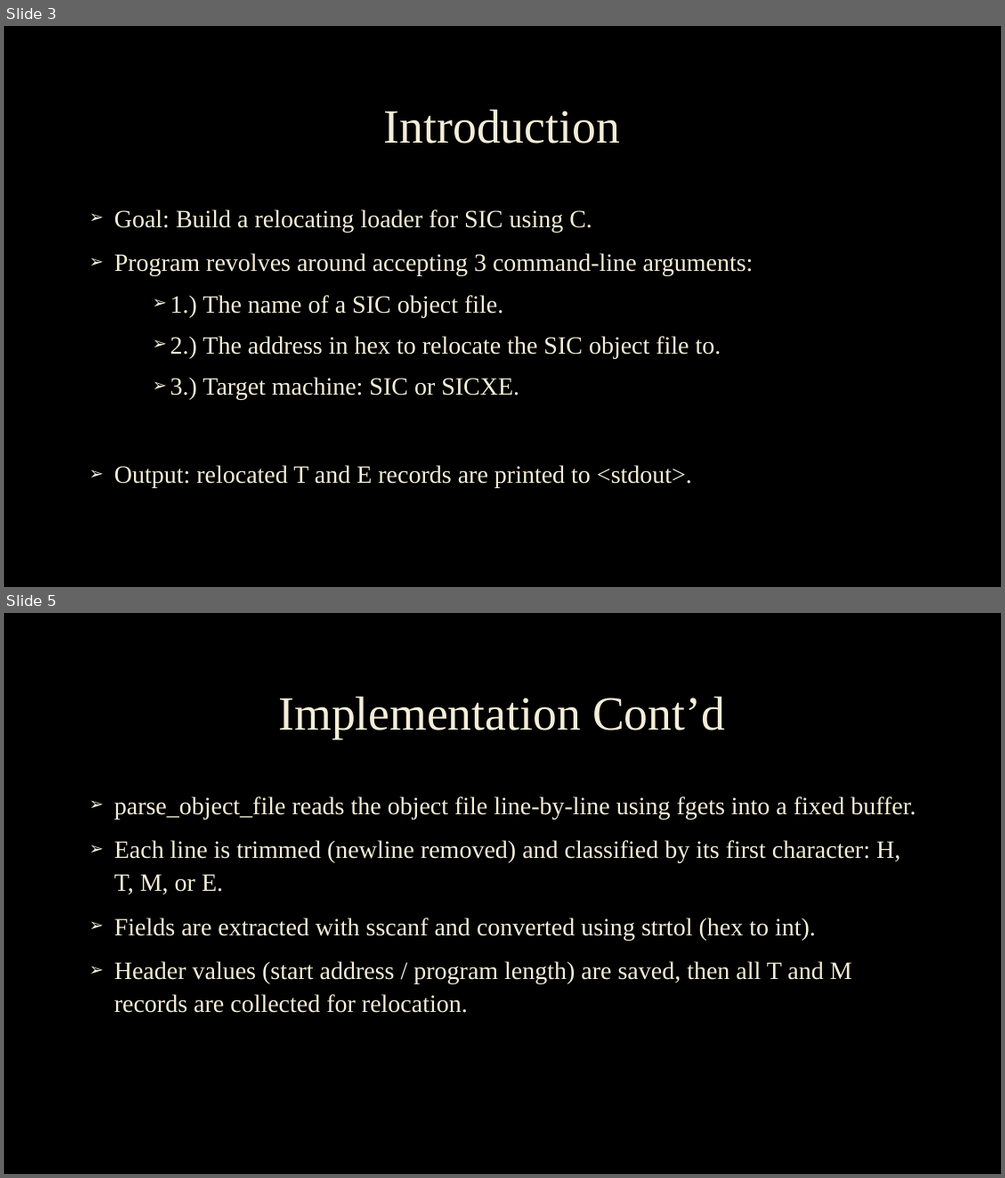
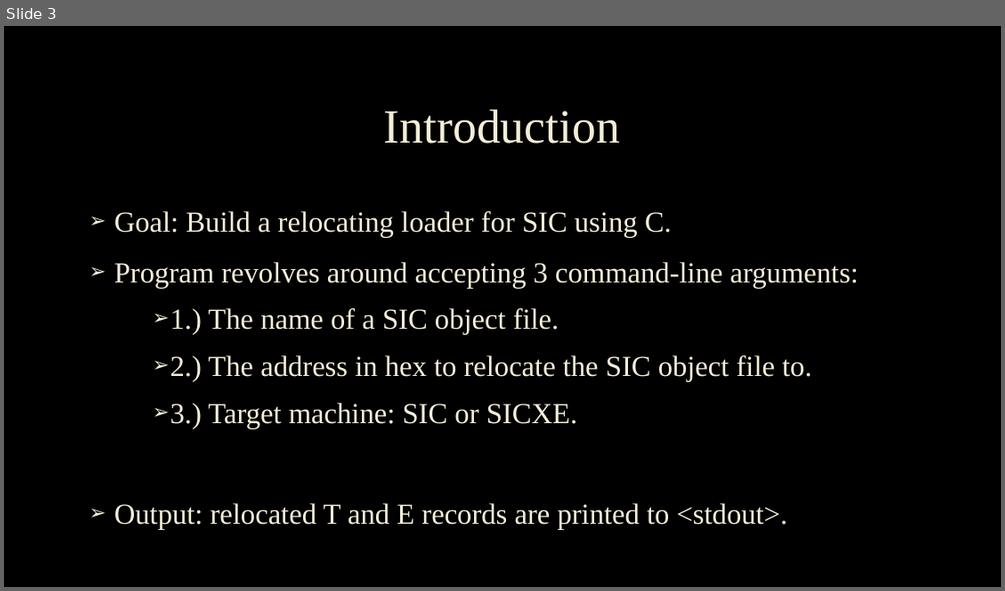
Before and after one commit to Nack2544/Relocating-Loader, a slide deck: Project4_Relocating-Loader.pptx. Shown one above the other, each under a label of ours: slides 3 and 5 before the commit, slide 3 after it; the slides between them are not shown. The pictures are 1005x1178 and 1005x591 pixels, drawn with LibreOffice and Linux fonts; fonts in the diff are those of the drawing; background and template pictures are left out. Boxes give left, top, right and bottom in pixels: in the first picture for what was removed or moved away, otherwise in the second. Text is boxed around its words. In the diff, an @@ line names an element or a change of style, - is before the commit and + after.

Commit message:
Add files via upload
Update to PowerPoint. Shorter, easier (not super technical), and includes a screenshot of code for style points?

```diff
--- a/Project4_Relocating-Loader.pptx
+++ b/Project4_Relocating-Loader.pptx
@@ slide 5 removed at (4, 613, 1001, 1174), background picture (left out) @@
@@ title removed at (279, 696, 725, 738) @@
-Implementation Cont’d
@@ text removed at (114, 796, 915, 1013) @@
-➢ parse_object_file reads the object file line-by-line using fgets into a fixed buffer.
-➢ Each line is trimmed (newline removed) and classified by its first character: H, T, M, or E.
-➢ Fields are extracted with sscanf and converted using strtol (hex to int).
-➢ Header values (start address / program length) are saved, then all T and M records are collected for relocation.
@@ slide 3 changed as well @@
@@ text "Goal: Build a relocating loader ..." at (114, 211, 858, 530): size 24 to 28 pt @@
```
Also in this commit, not shown: 2 other slides changed, 6 slides added, 8 other slides removed.
